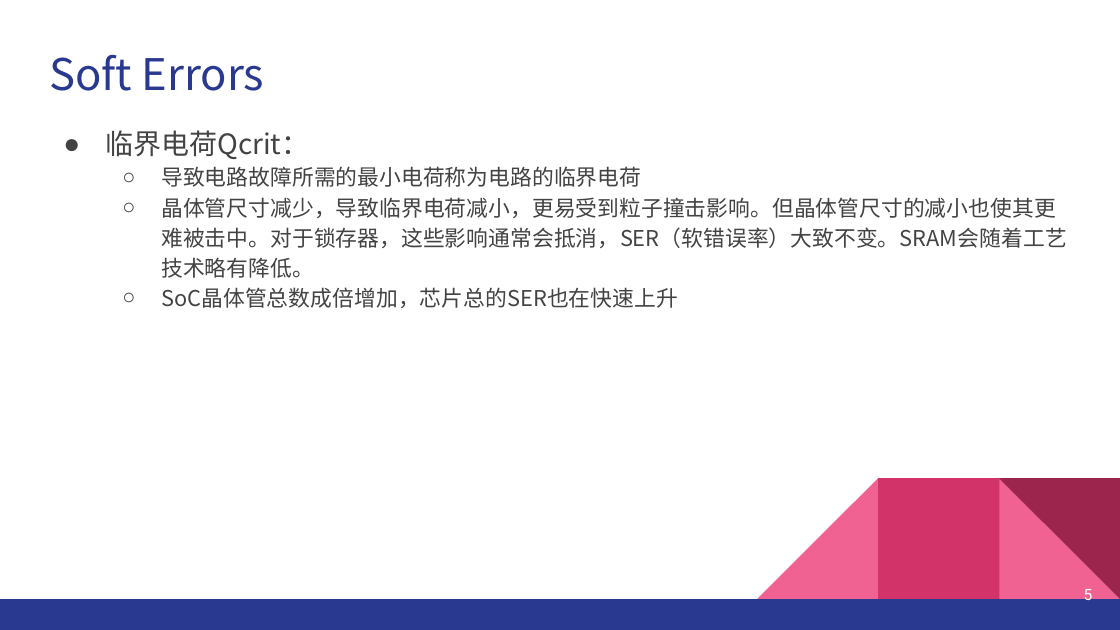
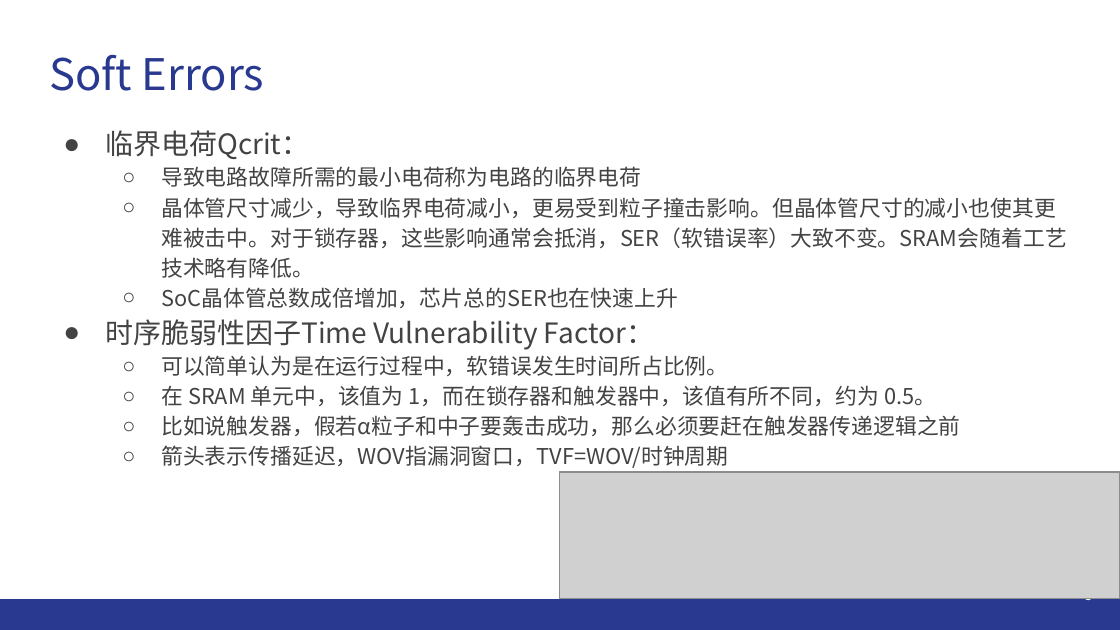
Before and after one commit to GentleBreezeBlow/R4_doc, a slide deck: slide 5 of Report/1-Soft Errors.pptx. Drawn at 1120x630 pixels with LibreOffice and Linux fonts; fonts in the diff are those of the drawing; grey boxes stand for pictures. Boxes give left, top, right and bottom in pixels: in the first picture for what was removed or moved away, otherwise in the second. Text is boxed around its words. In the diff, an @@ line names an element or a change of style, - is before the commit and + after.

```diff
--- a/Report/1-Soft Errors.pptx
+++ b/Report/1-Soft Errors.pptx
@@ text at (105, 319, 960, 468): paragraphs added @@
+● 时序脆弱性因子Time Vulnerability Factor：
+  ○ 可以简单认为是在运行过程中，软错误发生时间所占比例。
+  ○ 在 SRAM 单元中，该值为 1，而在锁存器和触发器中，该值有所不同，约为 0.5。
+  ○ 比如说触发器，假若α粒子和中子要轰击成功，那么必须要赶在触发器传递逻辑之前
+  ○ 箭头表示传播延迟，WOV指漏洞窗口，TVF=WOV/时钟周期
@@ picture added at (560, 472, 1120, 598) @@
```
Also in this commit, not shown: 9 slides added, 1 other file.
